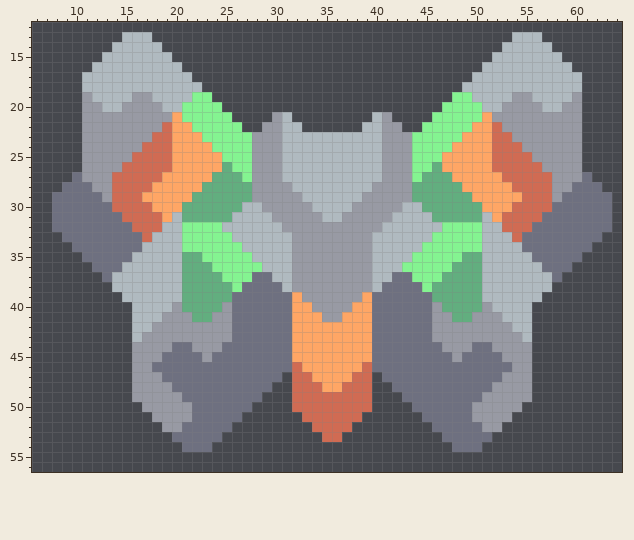
Edited in one commit: sprite sheet (sprites/units/front/front-mech.png). This is how it looked before the edit.
The file is 72x66 pixels. Shown: x 6..64, y 12..56.
The same view after the edit:
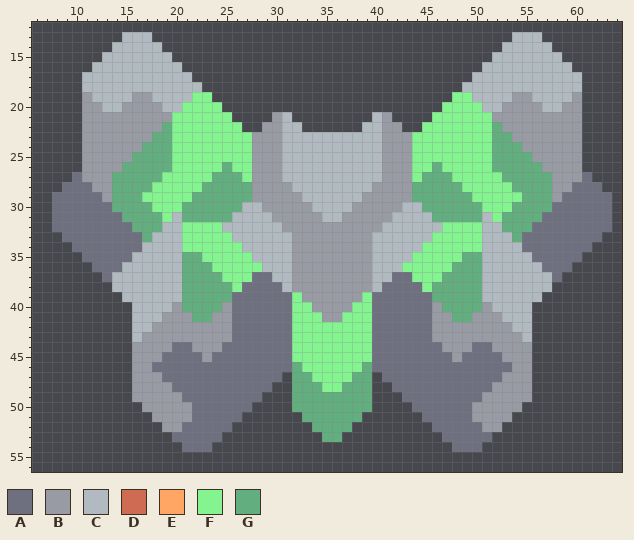
Palette (. is transparent): A #6e7080  B #989aa4  C #b0bac0  D #d06b53  E #ffa665  F #84f491  G #62ae7f
From the commit log: get greened
The edit:
Colour E gives way to colour F in row 21 at x 20 and 51; in row 22 at x 20 to 21 and 50 to 51; in row 23 at x 20 to 22 and 49 to 51; in row 24 at x 20 to 23 and 48 to 51; in rows 25 to 26 at x 20 to 24 and 47 to 51; in row 27 at x 19 to 23 and 48 to 52.
Colour E gives way to colour F in row 28 at x 18 to 22 and 49 to 53; in row 29 at x 17 to 21 and 50 to 54; in row 30 at x 18 to 20 and 51 to 53; in row 31 at x 19 and 52; in row 39 at x 32 and 39; in row 40 at x 32 to 33 and 38 to 39.
Colour E gives way to colour F in row 41 at x 32 to 34 and 37 to 39; in rows 42 to 45 at x 32 to 39; in row 46 at x 33 to 38; in row 47 at x 34 to 37; in row 48 at x 35 to 36.
Colour D gives way to colour G in row 22 at x 19 and 52; in row 23 at x 18 to 19 and 52 to 53; in row 24 at x 17 to 19 and 52 to 54; in row 25 at x 16 to 19 and 52 to 55; in row 26 at x 15 to 19 and 52 to 56; in row 27 at x 14 to 18 and 53 to 57.
Colour D gives way to colour G in row 28 at x 14 to 17 and 54 to 57; in row 29 at x 14 to 16 and 55 to 57; in row 30 at x 14 to 17 and 54 to 57; in row 31 at x 15 to 18 and 53 to 56; in row 32 at x 16 to 18 and 53 to 55; in row 33 at x 17 and 54.
Colour D gives way to colour G in row 46 at x 32 and 39; in row 47 at x 32 to 33 and 38 to 39; in row 48 at x 32 to 34 and 37 to 39; in rows 49 to 50 at x 32 to 39; in row 51 at x 33 to 38; in row 52 at x 34 to 37.
Colour D gives way to colour G in row 53 at x 35 to 36.
Boxes around the changes in both pictures, in picture pixels (x1, y1, x2, y2):
changed: (112, 112, 222, 242)
changed: (442, 112, 552, 242)
changed: (292, 292, 372, 442)
